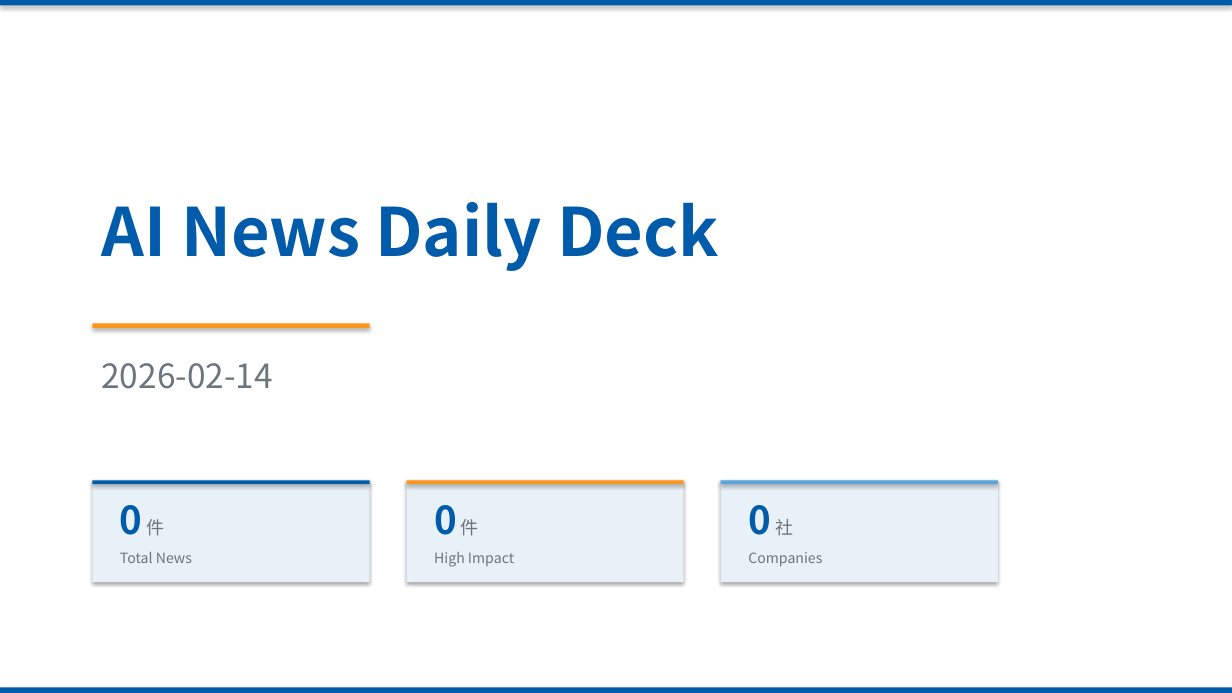
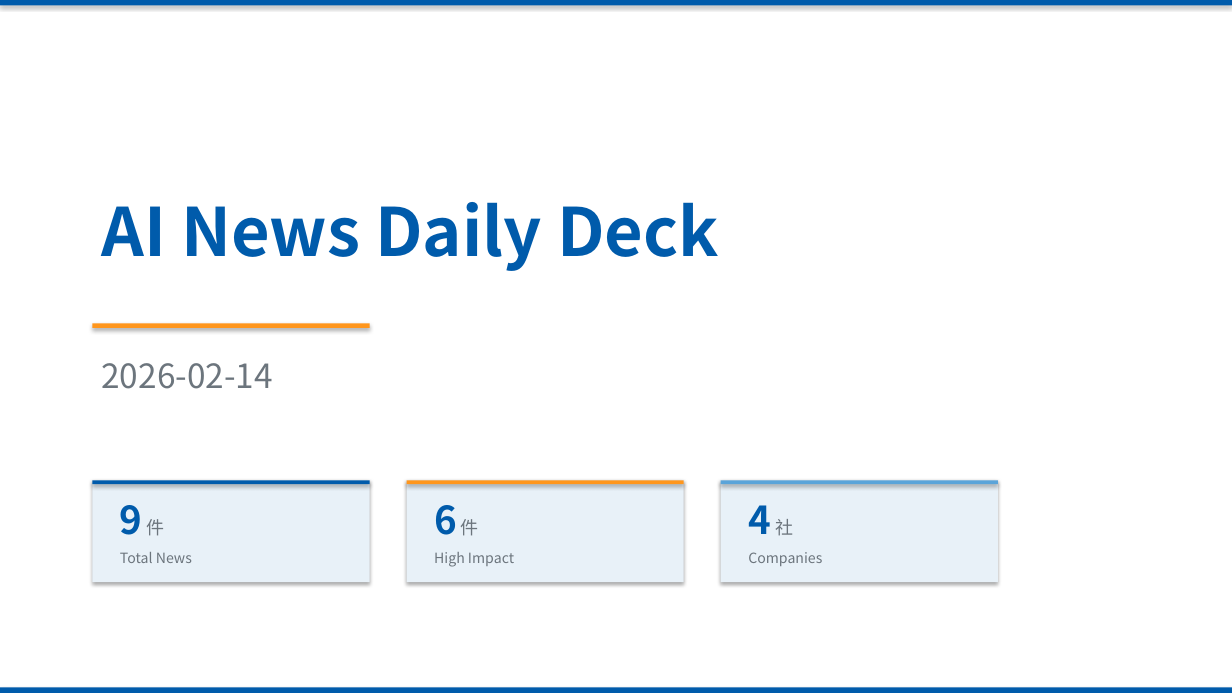
Before and after one commit to chel2311/ai-news-deck-reports, a slide deck: slide 1 of 2026-02-14/report_2026-02-14.pptx. Drawn at 1232x693 pixels with LibreOffice and Linux fonts; fonts in the diff are those of the drawing. Boxes give left, top, right and bottom in pixels: in the first picture for what was removed or moved away, otherwise in the second. Text is boxed around its words. In the diff, an @@ line names an element or a change of style, - is before the commit and + after.

```diff
--- a/2026-02-14/report_2026-02-14.pptx
+++ b/2026-02-14/report_2026-02-14.pptx
@@ text at [120,505,165,536]: text changed @@
-0 件
+9 件
@@ text at [434,505,479,536]: text changed @@
-0 件
+6 件
@@ text at [748,505,793,536]: text changed @@
-0 社
+4 社
```
Also in this commit, not shown: 5 other slides changed, 6 slides added, 3 slides removed, 8 other files.
